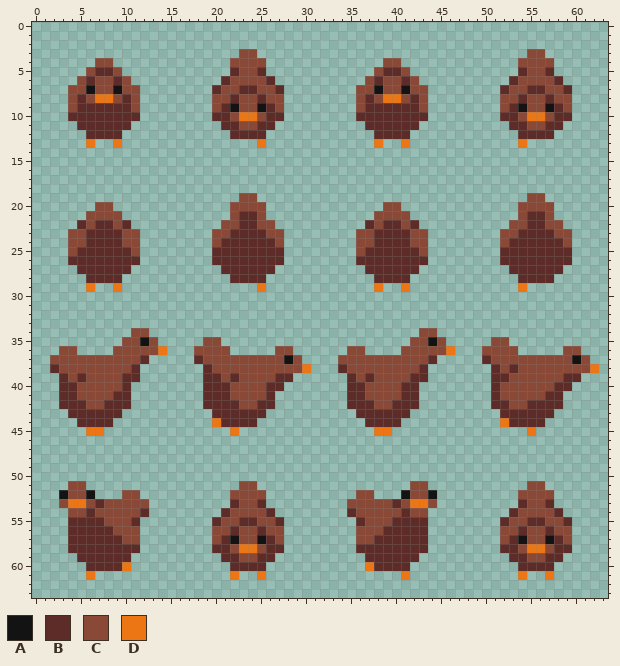
Two versions of one pixel-art file, assets/map_sprites/chicken_map.aseprite. The picture above was drawn from the file before the commit.
64x64 pixels, 1 frame.
Palette (. is transparent): A #131313  B #5d2c28  C #8a4836  D #ed7614
Pixels before, first column x 2:
 3 .....................CC..............................CC......
 4 .....CC.............CCCC.............CC.............CCCC.....
 5 ....CBBC............BCCB............CBBC............BCCB.....
 6 ...CBCCBC..........BCCCCB..........CBCCBC..........BCCCCB....
 7 ..CCACCACC........BCCBBCCB........CCACCACC........BCCBBCCB...
 8 ..CBCDDCBC........CCBCCBCC........CBCDDCBC........CCBCCBCC...
 9 ..CBBBBBBC........CBACCABC........CBBBBBBC........CBACCABC...
10 ..BBBBBBBB........BBCDDCBB........BBBBBBBB........BBCDDCBB...
11 ...BBBBBB..........BBCCBB..........BBBBBB..........BBCCBB....
12 ....BBBB............BBBB............BBBB............BBBB.....
13 ....D..D...............D............D..D............D........
14 .............................................................
15 .............................................................
16 .............................................................
17 .............................................................
18 .............................................................
19 .....................CC..............................CC......
20 .....CC.............CCCC.............CC.............CCCC.....
21 ....CCCC............CBBC............CCCC............CBBC.....
22 ...BCBBCB..........CCBBCC..........BCBBCB..........CCBBCC....
23 ..CCBBBBCC........CCBBBBCC........CCBBBBCC........CCBBBBCC...
24 ..CCBBBBCC........CBBBBBBC........CCBBBBCC........CBBBBBBC...
25 ..CBBBBBBC........BBBBBBBB........CBBBBBBC........BBBBBBBB...
26 ..BBBBBBBB........BBBBBBBB........BBBBBBBB........BBBBBBBB...
27 ...BBBBBB..........BBBBBB..........BBBBBB..........BBBBBB....
28 ....BBBB............BBBB............BBBB............BBBB.....
29 ....D..D...............D............D..D............D........
30 .............................................................
31 .............................................................
32 .............................................................
33 .............................................................
34 .........CC..............................CC..................
35 ........CCAC.....CC.....................CCAC.....CC..........
36 .CC....CCCCCD...CCCC.....CC......CC....CCCCCD...CCCC.....CC..
37 CCCCCCCCCCB.....BCCCCCCCCCAC....CCCCCCCCCCB.....BCCCCCCCCCAC.
38 BCCCCCCCCB.......BCCCCCCCCCCD...BCCCCCCCCB.......BCBCCCCCCCCD
39 .BCBCCCCBB.......BBCBCCCCBB......BCBCCCCBB.......BBCCCCCCBB..
40 .BBCCCCCB........BBBCCCCBB.......BBCCCCBB........BCCCCCCBB...
41 .BBCCCCBB........BBBCCCCB........BBCCCCBB........BCCCCCBB....
42 .BBBCCBBB........BBBBCCBB........BBBCCBBB........BBCCBBBB....
43 ..BBBBBB..........BBBBBB..........BBBBBB..........BBBBBB.....
44 ...BBBB...........DBBBB............BBBB...........DBBBB......
45 ....DD..............D...............DD...............D.......
46 .............................................................
47 .............................................................
48 .............................................................
49 .............................................................
50 .............................................................
51 ..CC.................CC.................CC...........CC......
52 .ACCA...CC..........CCCC..........CC...ACCA.........CCCC.....
53 .CDDCBCCCCC.........BCCB.........CCCCCBCDDC.........BCCB.....
54 ..CCBCCCCCB........BCCCCB........BCCCCCBCC.........BCCCCB....
55 ..BBBBCCCB........BCCBBCCB........BCCCBBBB........BCCBBCCB...
56 ..BBBBBCCC........CCBCCBCC........CCCBBBBB........CCBCCBCC...
57 ..BBBBBBCC........CBACCABC........CCBBBBBB........CBACCABC...
58 ..BBBBBBBB........BBCDDCBB........BBBBBBBB........BBCDDCBB...
59 ...BBBBBB..........BBCCBB..........BBBBBB..........BBCCBB....
60 ....BBBBD...........BBBB...........DBBBB............BBBB.....
61 ....D...............D..D...............D............D..D.....
And afterwards:
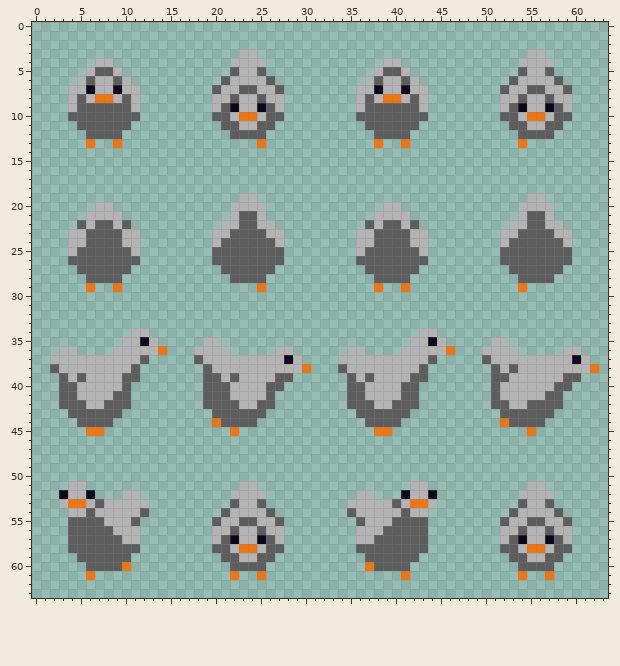
Edits made:
colour A: #131313 -> #0e071b
colour B: #5d2c28 -> #5d5d5d
colour C: #8a4836 -> #b4b4b4
